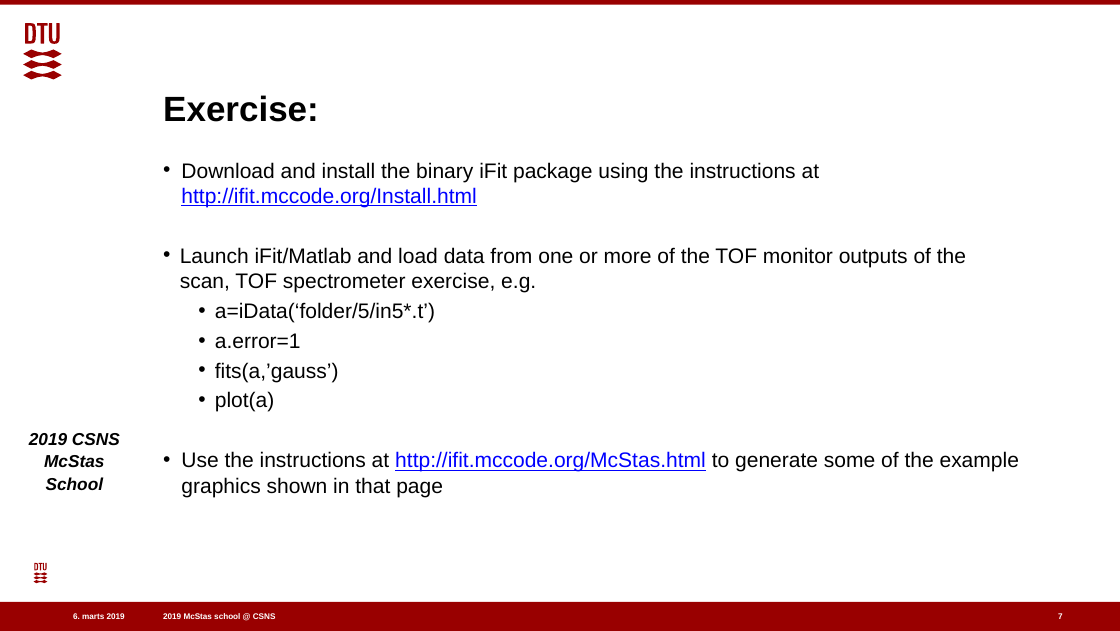
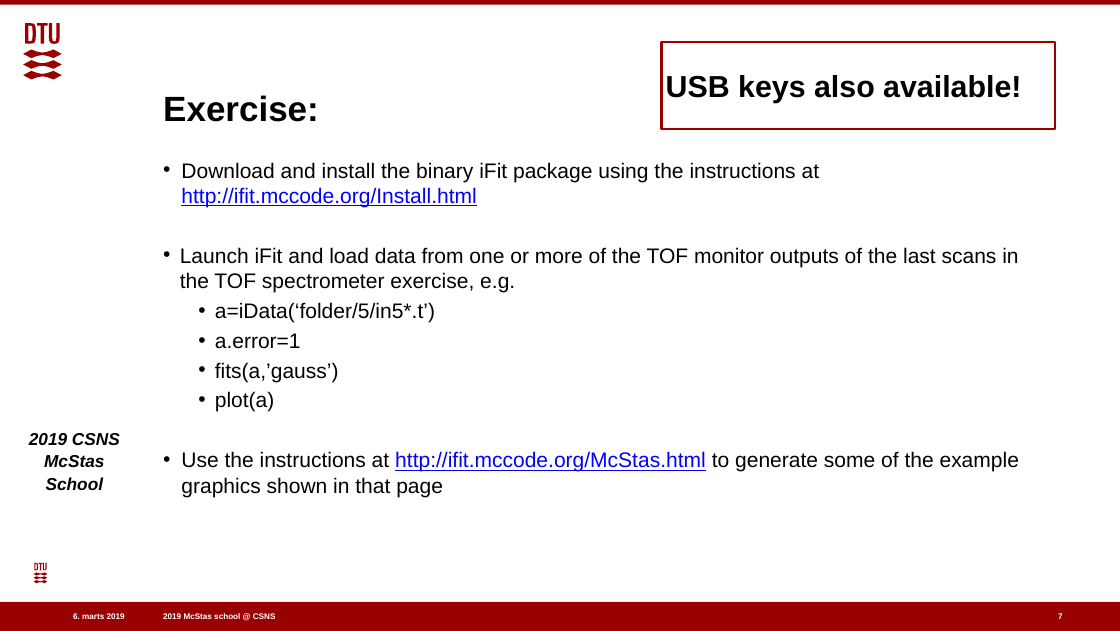
Before and after one commit to eddymaoui/Schools, a slide deck: slide 7 of CSNS_March_2019/4_Thursday_March_28th/8_iFit/iFit.pptx. Drawn at 1120x631 pixels with LibreOffice and Linux fonts; fonts in the diff are those of the drawing; background and template pictures are left out. Boxes give left, top, right and bottom in pixels: in the first picture for what was removed or moved away, otherwise in the second. Text is boxed around its words. In the diff, an @@ line names an element or a change of style, - is before the commit and + after.

```diff
--- a/CSNS_March_2019/4_Thursday_March_28th/8_iFit/iFit.pptx
+++ b/CSNS_March_2019/4_Thursday_March_28th/8_iFit/iFit.pptx
@@ rectangle added at (x1=662, y1=42, x2=1056, y2=129), fill #FFFFFF, outline #990000 2 pt, 26 pt, text #000000, bold @@
+USB keys also available!
@@ text at (x1=180, y1=247, x2=1018, y2=292): text changed @@
-• Launch iFit/Matlab and load data from one or more of the TOF monitor outputs of the scan, TOF spectrometer exercise, e.g.
+• Launch iFit and load data from one or more of the TOF monitor outputs of the last scans in the TOF spectrometer exercise, e.g.
```
Also in this commit, not shown: 2 other files.
